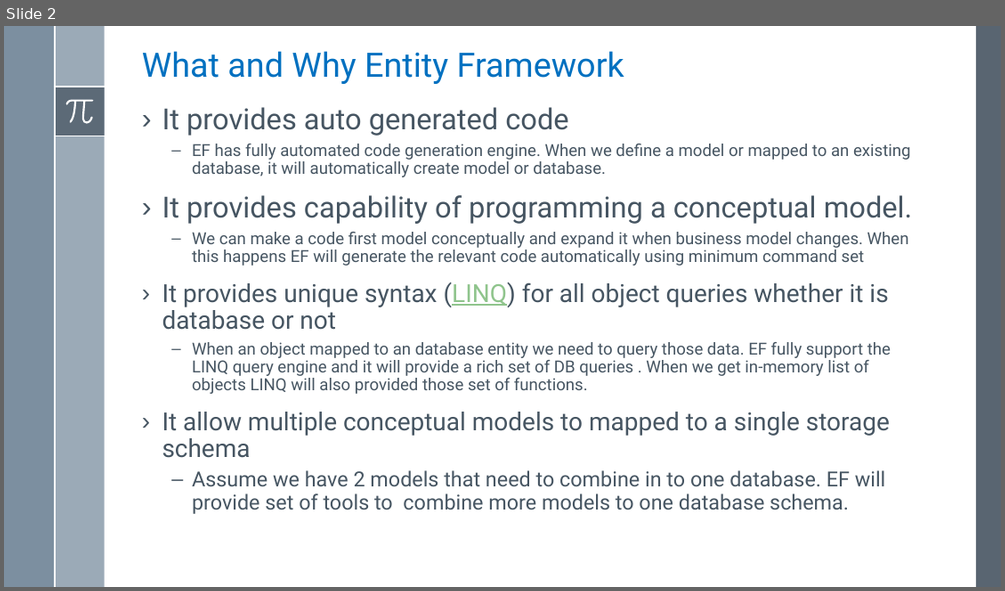
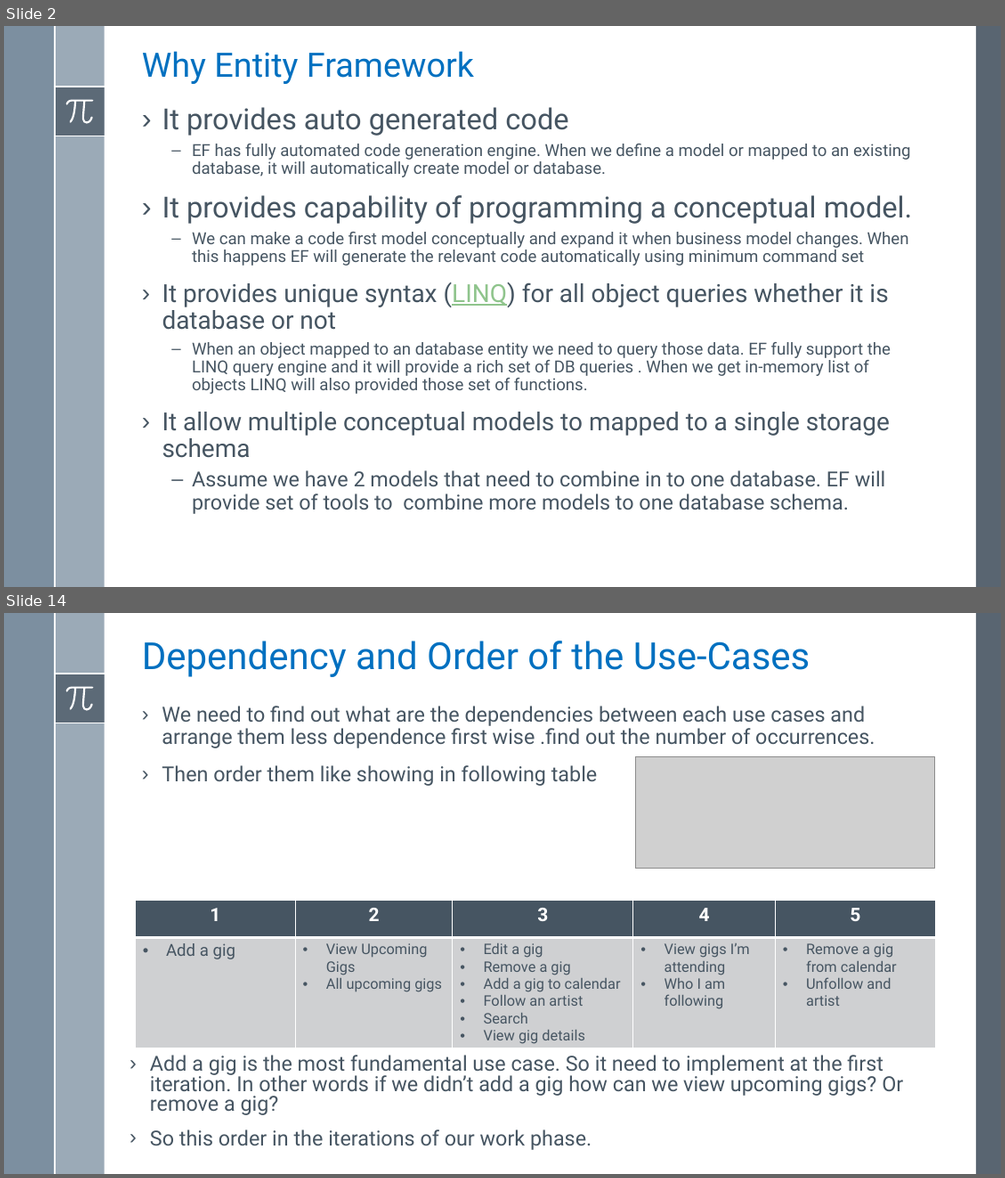
Before and after one commit to asachanxxx/WebApiTraning, a slide deck: Notes/Lesson 1/Lesson 1 - Implement First Bound Context Using Entity Framework.pptx. Shown one above the other, each under a label of ours: slide 2 before the commit, slides 2 and 14 after it; the slides between them are not shown. The pictures are 1005x591 and 1005x1178 pixels, drawn with LibreOffice and Linux fonts; fonts in the diff are those of the drawing; grey boxes stand for pictures. Boxes give left, top, right and bottom in pixels: in the first picture for what was removed or moved away, otherwise in the second. Text is boxed around its words. In the diff, an @@ line names an element or a change of style, - is before the commit and + after.

```diff
--- a/Notes/Lesson 1/Lesson 1 - Implement First Bound Context Using Entity Framework.pptx
+++ b/Notes/Lesson 1/Lesson 1 - Implement First Bound Context Using Entity Framework.pptx
@@ slide 14 added at box(4, 613, 1001, 1174), background #FFFFFF; not listed: 8 template elements that a slide beside it also shows @@
@@ title added at box(142, 641, 810, 677), 36 pt, text #0070C0 @@
+Dependency and Order of the Use-Cases
@@ text added at box(162, 706, 874, 786), 20 pt, text #465562 @@
+› We need to find out what are the dependencies between each use cases and arrange them less dependence first wise .find out the number of occurrences.
+› Then order them like showing in following table
@@ picture added at box(635, 756, 934, 868) @@
@@ table added at box(135, 900, 935, 1050), 2 rows, 5 columns @@
+1 | 2 | 3 | 4 | 5
+Add a gig | View Upcoming Gigs / All upcoming gigs | Edit a gig / Remove a gig / Add a gig to calendar / Follow an artist / Search / View gig details | View gigs I’m attending / Who I am following | Remove a gig from calendar / Unfollow and artist
@@ text added at box(150, 1054, 903, 1150), 20 pt, text #465562 @@
+› Add a gig is the most fundamental use case. So it need to implement at the first iteration. In other words if we didn’t add a gig how can we view upcoming gigs? Or remove a gig?
+› So this order in the iterations of our work phase.
@@ slide 2 changed as well @@
@@ title at box(142, 51, 474, 84): text changed @@
-What and Why Entity Framework
+Why Entity Framework
```
Also in this commit, not shown: 2 other slides changed, 17 other slides added, 4 other files.
